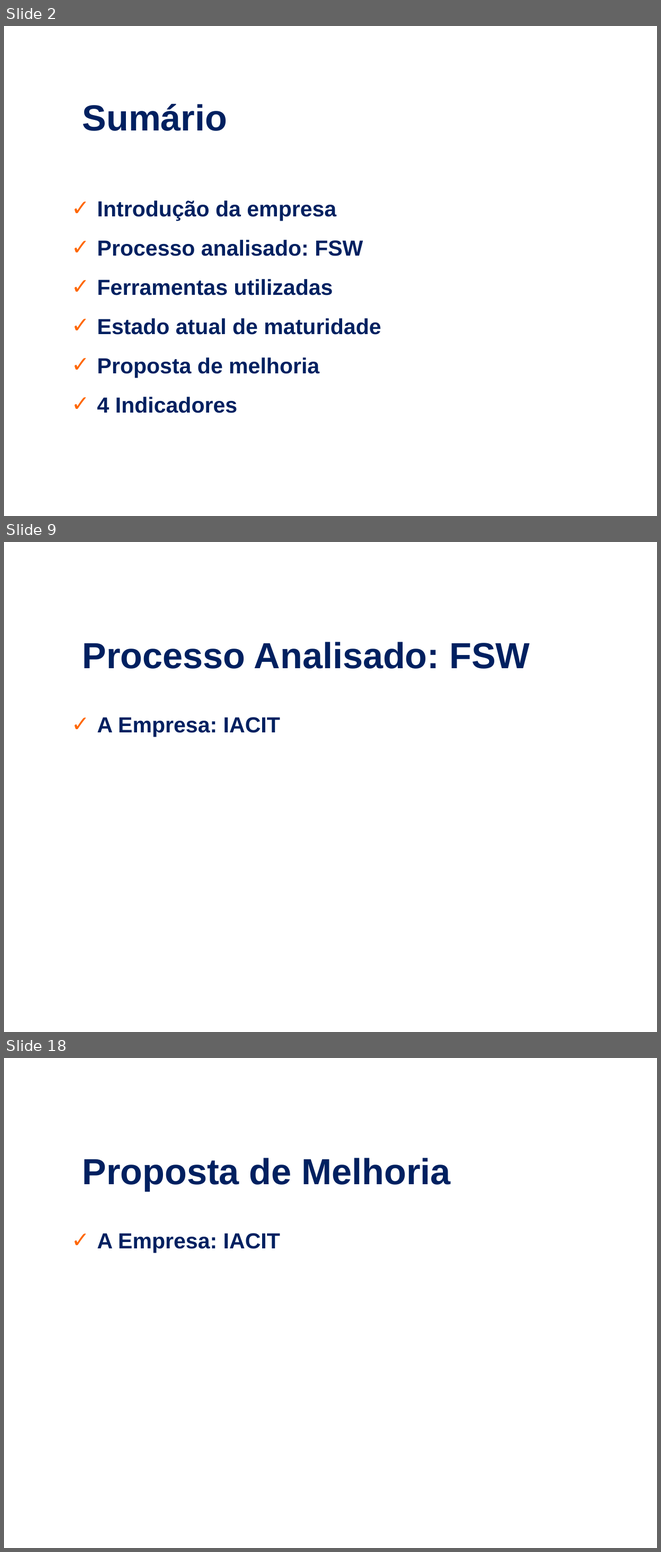
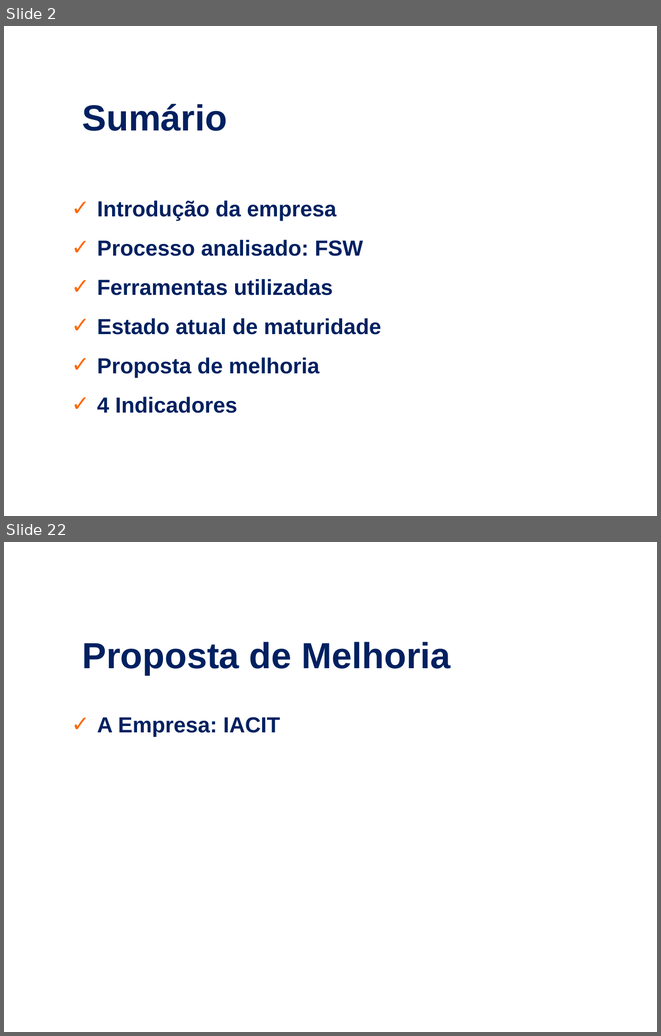
Before and after one commit to eccentricexit/softeng2_2017, a slide deck: ed-projetos-comp/ed-proj-comp.ppt. Shown one above the other, each under a label of ours: slides 2, 9 and 18 before the commit, slides 2 and 22 after it; the slides between them are not shown. The pictures are 661x1552 and 661x1036 pixels, drawn with LibreOffice and Linux fonts; fonts in the diff are those of the drawing; background and template pictures are left out. Boxes give left, top, right and bottom in pixels: in the first picture for what was removed or moved away, otherwise in the second. Text is boxed around its words. In the diff, an @@ line names an element or a change of style, - is before the commit and + after.

```diff
--- a/ed-projetos-comp/ed-proj-comp.ppt
+++ b/ed-projetos-comp/ed-proj-comp.ppt
@@ slide 9 removed at [4, 542, 657, 1032], background picture (left out) @@
@@ text removed at [82, 642, 530, 669] @@
-Processo Analisado: FSW
@@ text removed at [97, 717, 280, 737] @@
-  ✓ A Empresa: IACIT
@@ what was slide 18 is now slide 22 @@
```
Also in this commit, not shown: 5 slides changed, 11 slides added, 9 other slides removed, 1 other file.
